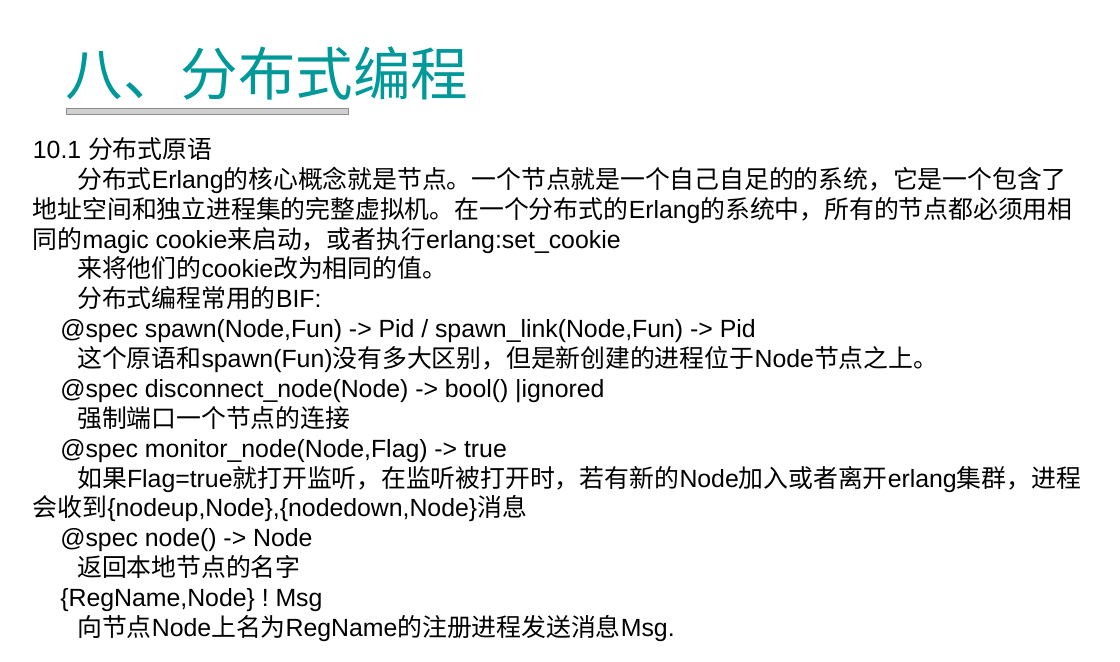
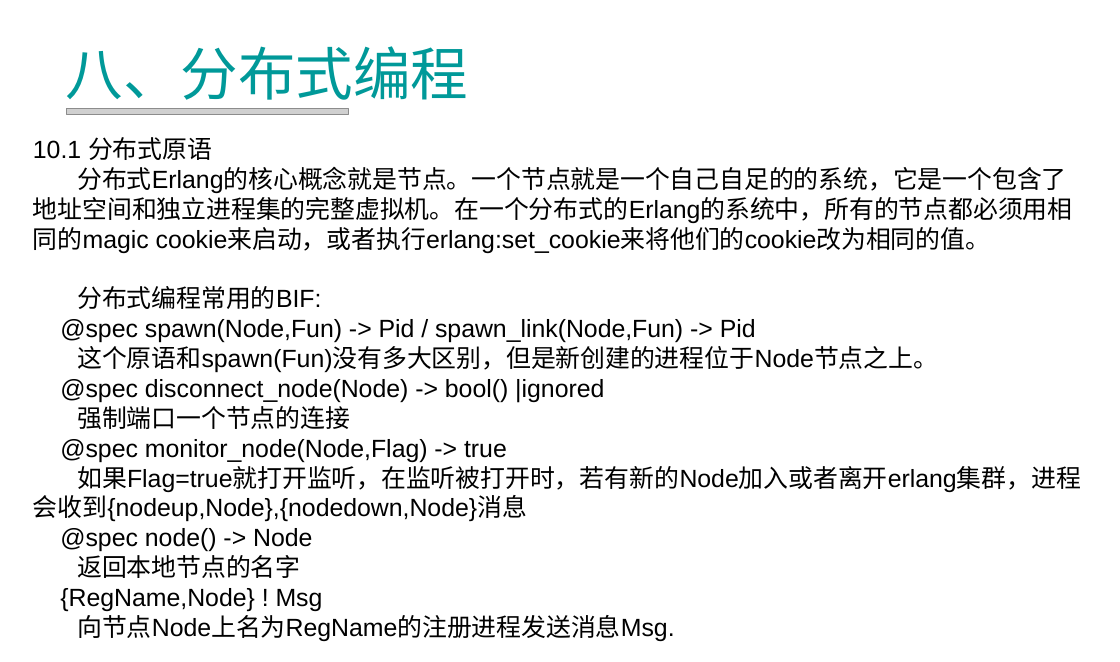
Before and after one commit to RockeyHoo/erlang, a slide deck: slide 45 of common/src/Erlang.ppt. Drawn at 1120x662 pixels with LibreOffice and Linux fonts; fonts in the diff are those of the drawing; grey boxes stand for pictures; background and template pictures are left out. Boxes give left, top, right and bottom in pixels: in the first picture for what was removed or moved away, otherwise in the second. Text is boxed around its words. In the diff, an @@ line names an element or a change of style, - is before the commit and + after.

```diff
--- a/common/src/Erlang.ppt
+++ b/common/src/Erlang.ppt
@@ text at box(33, 167, 1073, 253): text changed @@
-分布式Erlang的核心概念就是节点。一个节点就是一个自己自足的的系统，它是一个包含了地址空间和独立进程集的完整虚拟机。在一个分布式的Erlang的系统中，所有的节点都必须用相同的magic cookie来启动，或者执行erlang:set_cookie
-来将他们的cookie改为相同的值。
+分布式Erlang的核心概念就是节点。一个节点就是一个自己自足的的系统，它是一个包含了地址空间和独立进程集的完整虚拟机。在一个分布式的Erlang的系统中，所有的节点都必须用相同的magic cookie来启动，或者执行erlang:set_cookie来将他们的cookie改为相同的值。
```
Also in this commit, not shown: 22 other files.
